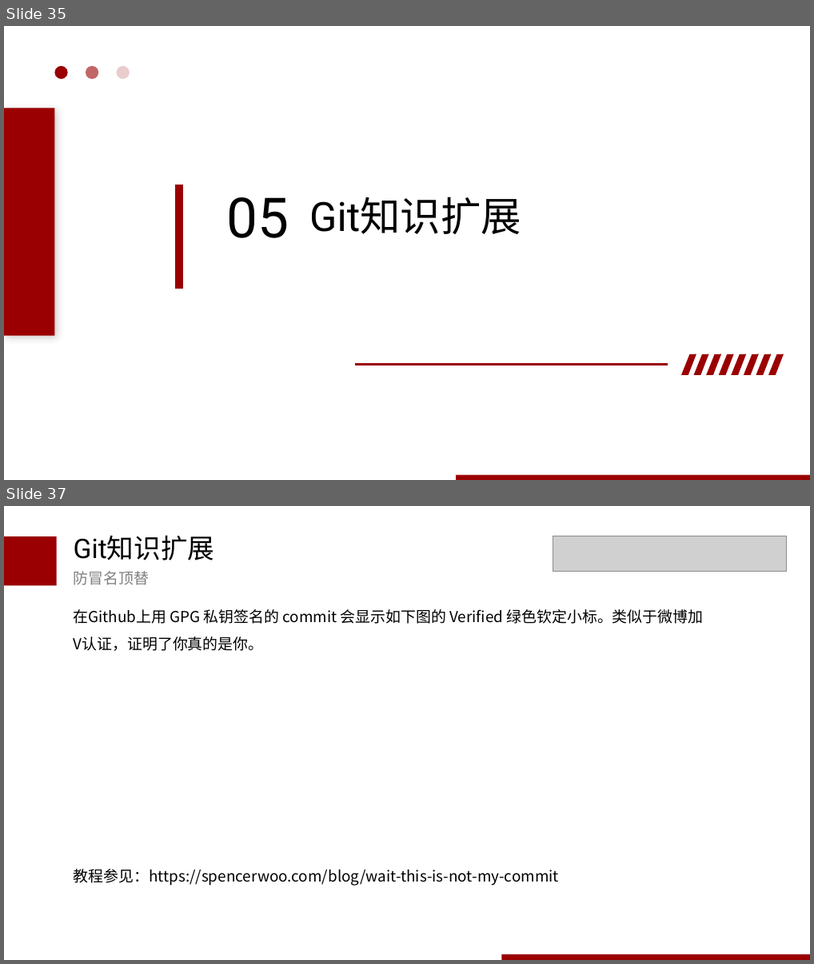
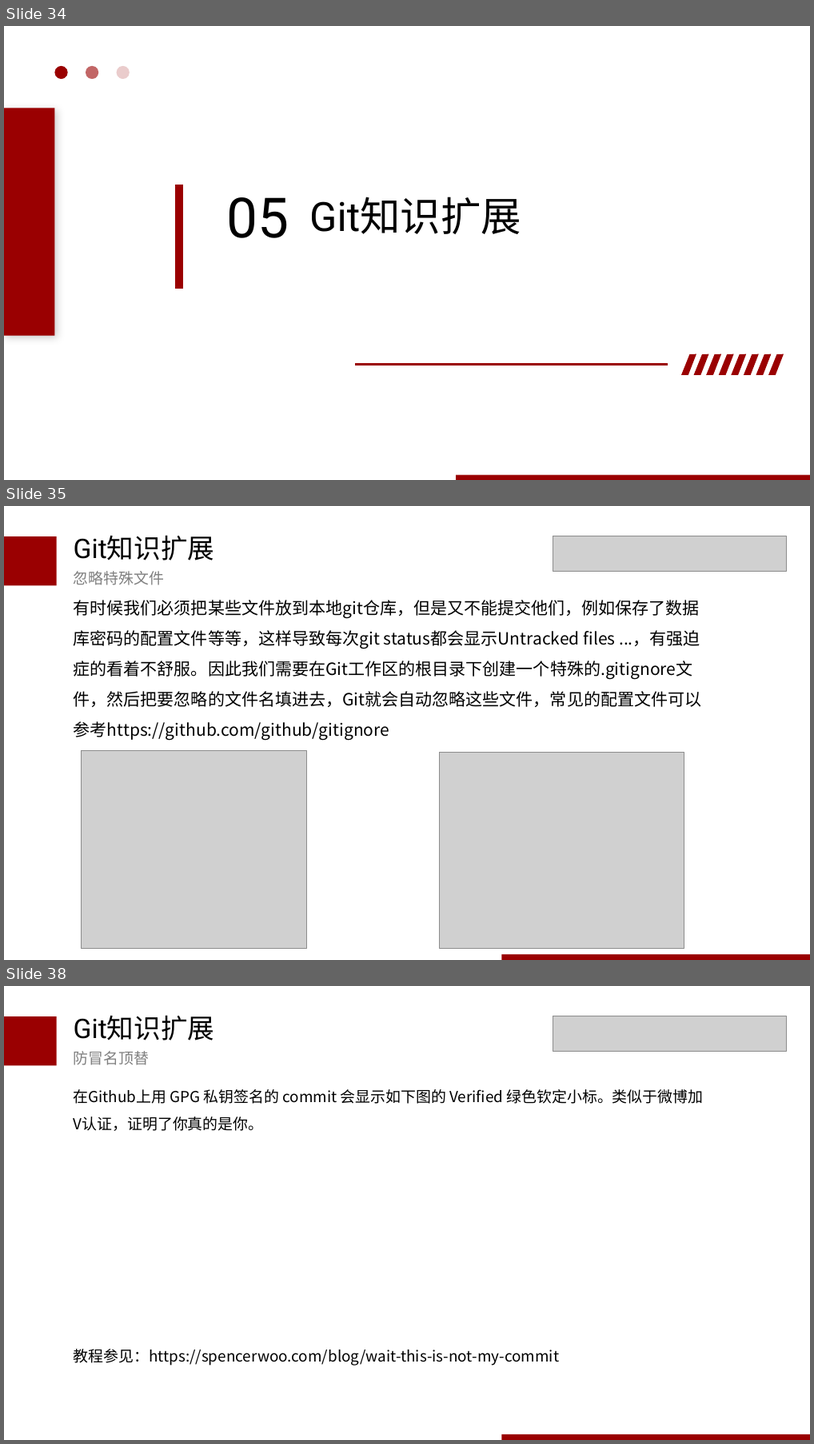
Before and after one commit to wudaoxi1100/blog, a slide deck: ppt/git介绍0325.pptx. Shown one above the other, each under a label of ours: slides 35 and 37 before the commit, slides 34, 35 and 38 after it; the slides between them are not shown. The pictures are 814x964 and 814x1444 pixels, drawn with LibreOffice and Linux fonts; fonts in the diff are those of the drawing; grey boxes stand for pictures. Boxes give left, top, right and bottom in pixels: in the first picture for what was removed or moved away, otherwise in the second. Text is boxed around its words. In the diff, an @@ line names an element or a change of style, - is before the commit and + after.

```diff
--- a/ppt/git介绍0325.pptx
+++ b/ppt/git介绍0325.pptx
@@ slide 35 added at [4,506,810,960], background #FFFFFF @@
@@ rectangle added at [4,537,57,586], fill #9A0001 @@
@@ text added at [74,535,215,560], 32 pt, text #000000 @@
+Git知识扩展
@@ picture added at [554,536,787,572] @@
@@ text added at [74,571,164,585], 18 pt, text #808080 @@
+忽略特殊文件
@@ text added at [74,600,702,740], 20 pt, text #000000 @@
+有时候我们必须把某些文件放到本地git仓库，但是又不能提交他们，例如保存了数据库密码的配置文件等等，这样导致每次git status都会显示Untracked files ...，有强迫症的看着不舒服。因此我们需要在Git工作区的根目录下创建一个特殊的.gitignore文件，然后把要忽略的文件名填进去，Git就会自动忽略这些文件，常见的配置文件可以参考https://github.com/github/gitignore
@@ picture added at [81,751,306,948] @@
@@ picture added at [439,752,685,948] @@
@@ rectangle added at [502,954,810,960], fill #9A0001 @@
@@ what was slide 35 is now slide 34 @@
@@ what was slide 37 is now slide 38 @@
```
Also in this commit, not shown: 3 slides changed, 3 other slides added, 3 slides removed.
